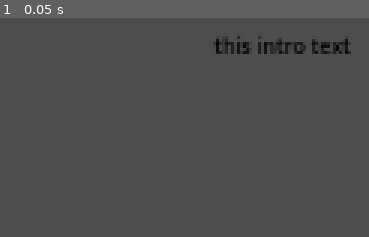
Above: before the commit, frame 1.
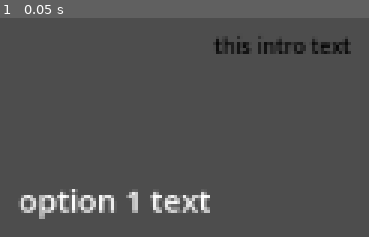
Above: after the commit, the same moment.

Repository: philip-thomson/DMD-Project
Game: Godot game, scene res://game_manager.tscn
Two runs of this game, one before a commit and one after it. Both use one fixed random seed, a clock stepped at 60 frames per second and the inputs below.
Inputs:
- Up to frame 1 (0.05 s): no input

The runs differ from the first frame. In frame 1, 2.8% of the frame differs, in the area x 4-57%, y 78-92%.

Commit message:
add seperate routing for bottons and sent up the basics for it

Diff:
--- a/game_manager.gd
+++ b/game_manager.gd
@@ -1,18 +1,24 @@
 extends Node2D
 # tags that are used to changed the aspects of the font
-var tags: String = ""
+var tags_dialogue: String = ""
+var tags_bottons: String = ""
 
 # what the text is
-var actual_text: String = ""
+var actual_dialogue: String = ""
+var actual_botton_text: String = ""
 
 # giving the RichTextlabel a meaning so its easier to read and use
-@onready var dialogue: RichTextLabel = $RichTextLabel
+@onready var dialogue: RichTextLabel = $dialogue
+@onready var botton_text: RichTextLabel = $botton1
+
 
 # the raw text within the file as it is displayed in the .txt
-var raw_text_file: FileAccess
+var raw_dialogue_file: FileAccess
+var raw_botton_file: FileAccess
 
 # an empty array that is strings
-var TextFileArrey: Array[String]
+var TextDialogueArray: Array[String]
+var textBottonArray: Array[String]
 
 # function that has fileaccess and returns an array of strings
 func file_to_array(raw_file: FileAccess) -> Array[String]:
@@ -37,18 +43,23 @@
 # function that occurs the moment an element appears
 func _ready() -> void:
 	# giving raw text file access to the .txt and making it read it
-	raw_text_file = FileAccess.open("res://text files/dialogue.txt", FileAccess.READ)
-
+	raw_dialogue_file = FileAccess.open("res://text files/dialogue.txt", FileAccess.READ)
+	raw_botton_file = FileAccess.open("res://text files/option.txt", FileAccess.READ)
 	# run the file_to_array on the raw_text_file
-	TextFileArrey = file_to_array(raw_text_file)
+	TextDialogueArray = file_to_array(raw_dialogue_file)
+	textBottonArray = file_to_array(raw_botton_file)
 
 # function that works on every frame that is being shown
 func _process(delta: float) -> void:
 	# changing the style of the font
-	tags = "[color=#000000][font_size=10]"
+	tags_dialogue = "[color=#000000][font_size=10]"
+	tags_bottons = "[color=#ffffff][font_size=15]"
 	# displaying the text as spesific line
-	actual_text = TextFileArrey[0]
+	actual_dialogue = TextDialogueArray[0]
+	actual_botton_text = textBottonArray[0]
 	# combining the elements and the text together
-	dialogue.text = tags + actual_text
+	dialogue.text = tags_dialogue + actual_dialogue
+	botton_text.text = tags_bottons + actual_botton_text
 	# setting its size
 	dialogue.size = Vector2(500, 500)
+	botton_text.size = Vector2(250, 250)
--- a/game_manager.tscn
+++ b/game_manager.tscn
@@ -5,10 +5,16 @@
 [node name="Node2D" type="Node2D"]
 script = ExtResource("1_smx3j")
 
-[node name="RichTextLabel" type="RichTextLabel" parent="."]
+[node name="dialogue" type="RichTextLabel" parent="."]
 offset_left = 495.0
 offset_top = 142.0
 offset_right = 744.0
 offset_bottom = 286.0
 bbcode_enabled = true
-text = "[font_size=10][font_color=#000000]"
+
+[node name="botton1" type="RichTextLabel" parent="."]
+offset_left = 401.0
+offset_top = 212.0
+offset_right = 441.0
+offset_bottom = 252.0
+bbcode_enabled = true
